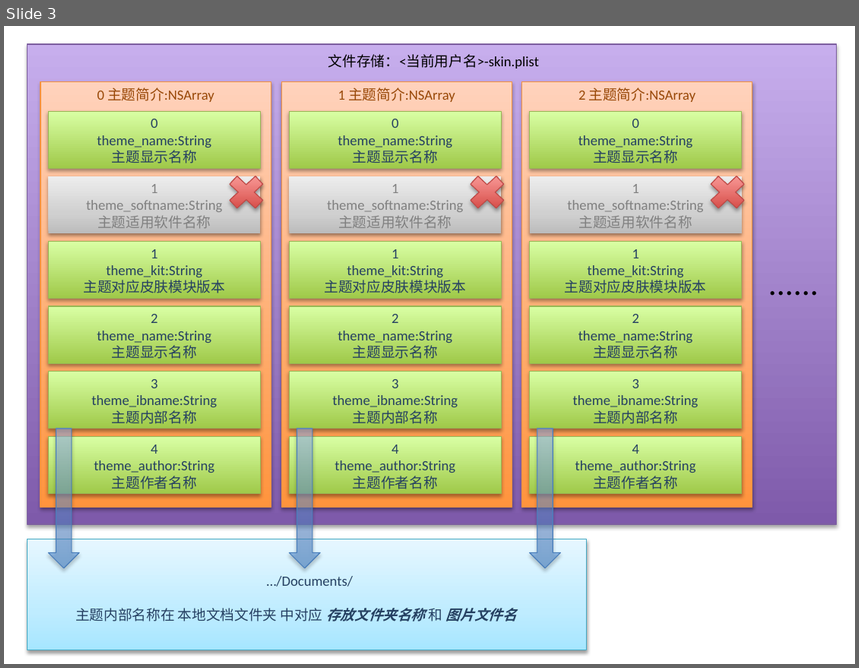
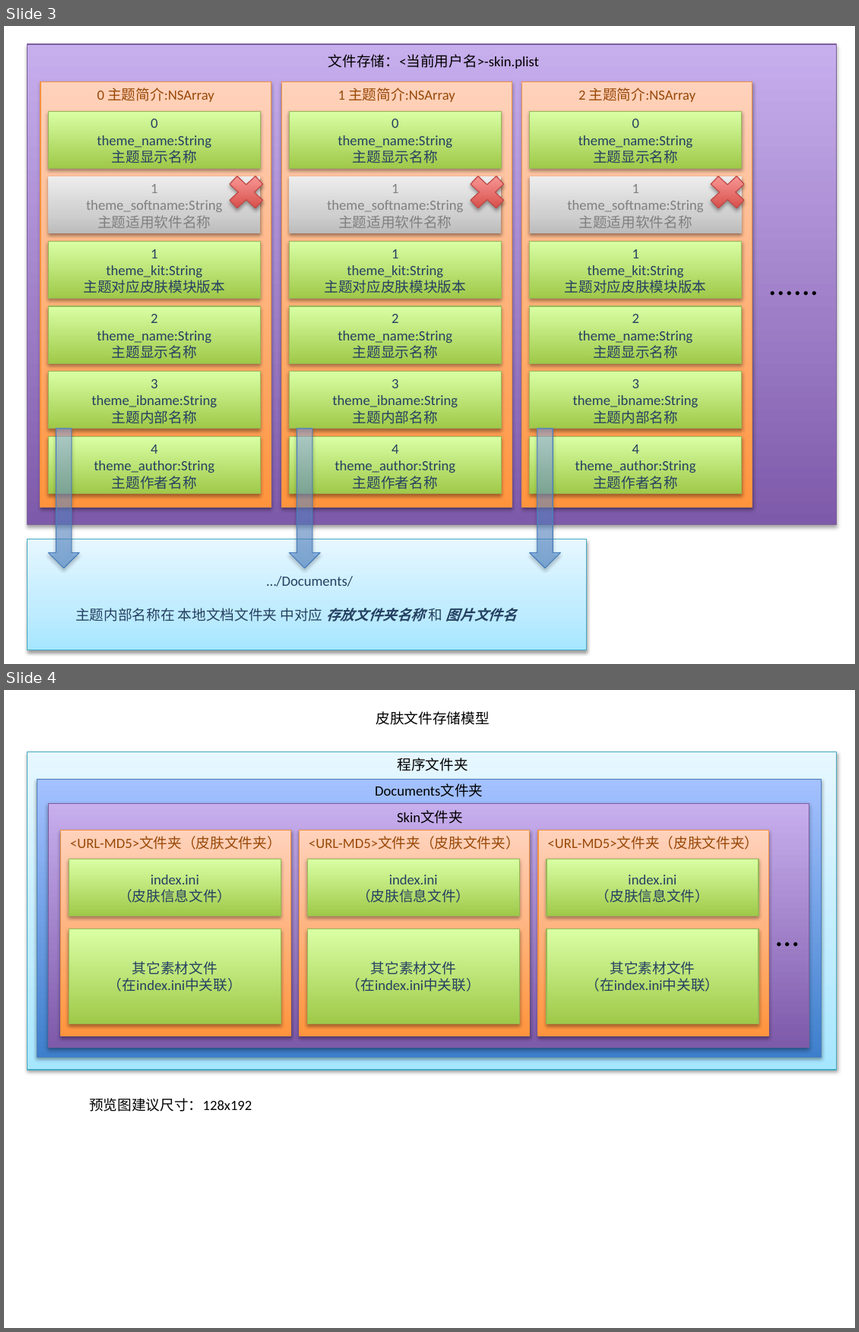
Before and after one commit to cloud-emoticon/cloudemoticon-ios, a slide deck: 设计/云颜文字iOS2数据结构设计.pptx. Shown one above the other, each under a label of ours: slide 3 before the commit, slides 3 and 4 after it. The pictures are 859x668 and 859x1332 pixels, drawn with LibreOffice and Linux fonts; fonts in the diff are those of the drawing. Boxes give left, top, right and bottom in pixels: in the first picture for what was removed or moved away, otherwise in the second. Text is boxed around its words. In the diff, an @@ line names an element or a change of style, - is before the commit and + after.

Commit message:
完成皮肤包下载和解压缩流程,制作皮肤文件结构
顺利在本地完成了一次皮肤包的下载和解压缩流程。后续流程和下载成功校验尚未写。

```diff
--- a/设计/云颜文字iOS2数据结构设计.pptx
+++ b/设计/云颜文字iOS2数据结构设计.pptx
@@ slide 4 added at bbox=[4, 690, 855, 1328], background #FFFFFF @@
@@ text added at bbox=[376, 711, 490, 725], 12 pt, text #000000 @@
+皮肤文件存储模型
@@ rectangle added at bbox=[27, 752, 836, 1071], fill gradient #A7E6FF to #C1EDFF to #E7F8FF, outline #46AAC5 0.75 pt @@
@@ text added at bbox=[398, 758, 468, 771], 12 pt, text #000000 @@
+程序文件夹
@@ rectangle added at bbox=[37, 780, 821, 1058], fill gradient #3F80CE to #A4C4FF, outline #4B7EBC 0.75 pt @@
@@ rectangle added at bbox=[48, 803, 810, 1047], fill gradient #7F5BAB to #C8B0ED, outline #7D60A0 0.75 pt @@
@@ text added at bbox=[375, 784, 483, 797], 12 pt, text #000000 @@
+Documents文件夹
@@ text added at bbox=[397, 811, 463, 824], 12 pt, text #000000 @@
+Skin文件夹
@@ text added at bbox=[768, 909, 807, 958], 28 pt, text #000000 @@
+…
@@ group added at bbox=[60, 831, 291, 1037]: 3 rectangles, 1 text @@
+<URL-MD5>文件夹（皮肤文件夹）
+index.ini
+（皮肤信息文件）
+其它素材文件
+（在index.ini中关联）
@@ group added at bbox=[300, 831, 530, 1037]: 3 rectangles, 1 text @@
+<URL-MD5>文件夹（皮肤文件夹）
+index.ini
+（皮肤信息文件）
+其它素材文件
+（在index.ini中关联）
@@ group added at bbox=[538, 831, 769, 1037]: 3 rectangles, 1 text @@
+<URL-MD5>文件夹（皮肤文件夹）
+index.ini
+（皮肤信息文件）
+其它素材文件
+（在index.ini中关联）
@@ text added at bbox=[89, 1098, 252, 1112], 12 pt, text #000000 @@
+预览图建议尺寸：128x192
```
Also in this commit, not shown: 3 other files.
